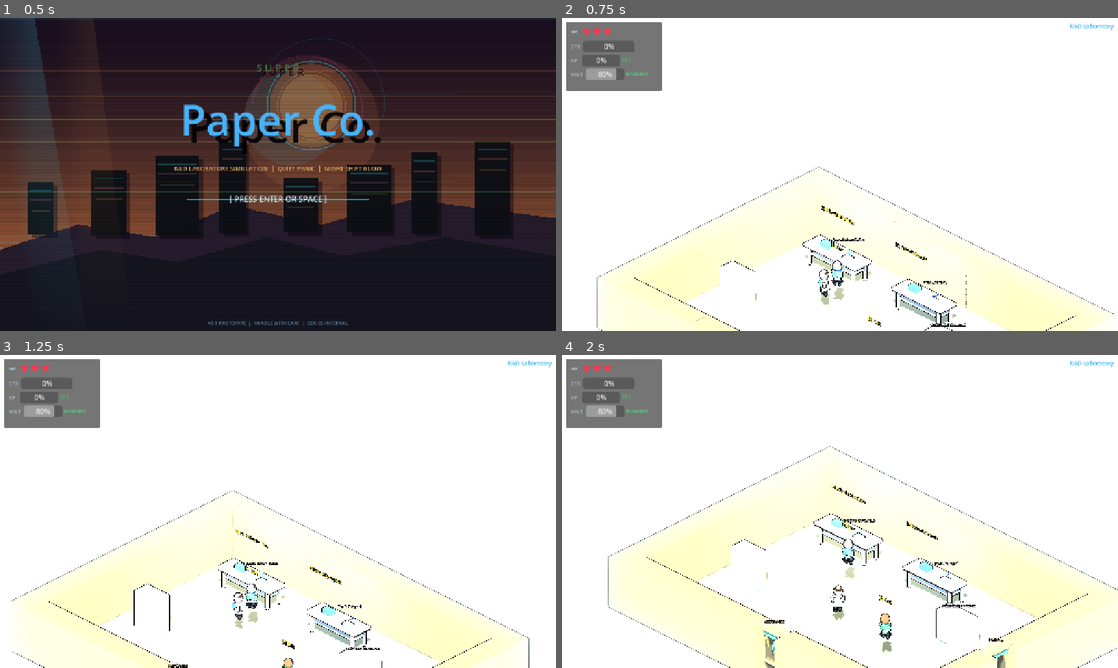
Above: before the commit, frames 1-4 (two rows, left to right).
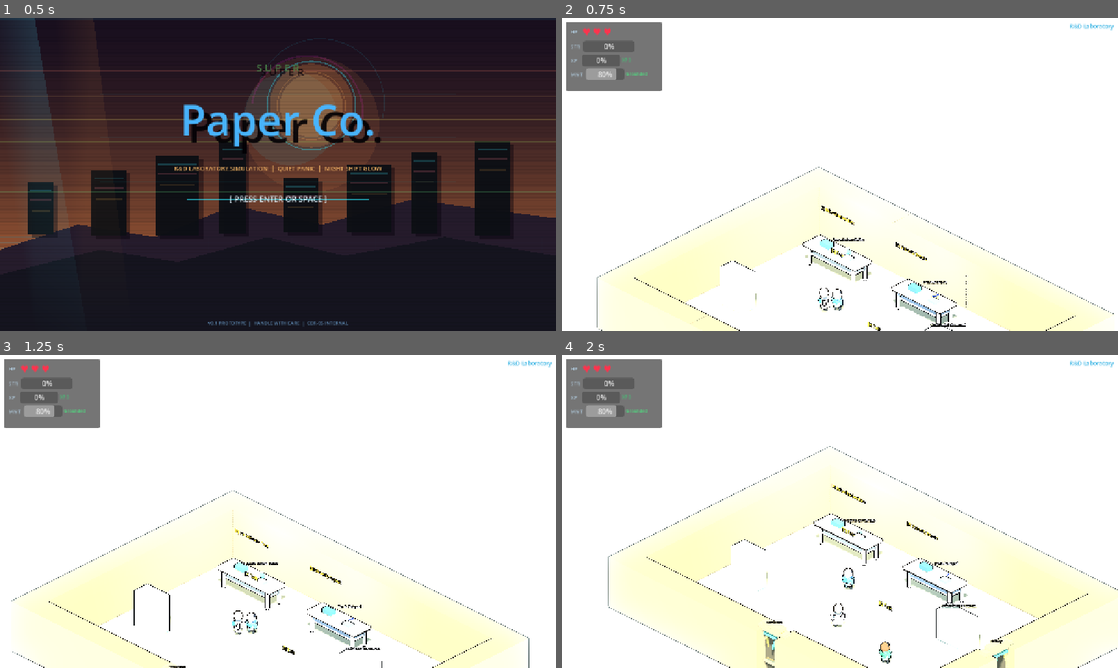
Above: after the commit, the same moments.

Repository: cbear95/super-paper-co
Game: Godot game, scene res://scenes/TitleScreen.tscn
Same seed, same stepped clock (60 frames per second), same inputs: the game is played once before the commit and once after it.
Inputs (mouse positions are in pixels of both pictures, inside the frame that each line leads up to):
- Up to frame 1 (0.5 s): no input
- Up to frame 2 (0.75 s): tap Enter (ui_accept) at 0.5 s; move the mouse to (962, 158) at 0.52 s; hold D (move_right) from 0.53 s (still down); hold E (interact) from 0.53 s (still down)
- Up to frame 3 (1.25 s): keep holding D (move_right); keep holding E (interact); tap Enter (ui_accept) at 0.77 s
- Up to frame 4 (2 s): move the mouse to (728, 527) at 1.27 s; release D (move_right) at 1.28 s; release E (interact) at 1.28 s; hold S (move_down) from 1.28 s (still down); tap E (interact) at 1.35 s; tap Enter (ui_accept) at 1.52 s

Frame 1 is identical in both runs. In frame 2, 0.5% of the frame differs, in the area x 46-58%, y 71-100%; in frame 3, 0.5%; in frame 4, 0.8%, in the area x 36-80%, y 53-99%.

Commit message:
Stabilize NPC grounding, transitions, and hazard movement

Diff:
--- a/scenes/rooms/PrintRoom.tscn
+++ b/scenes/rooms/PrintRoom.tscn
@@ -1042,7 +1042,7 @@
 script = ExtResource("exit_s")
 position = Vector3(13.5, 0.75, 7.5)
 dest_room = "PressHall"
-spawn_pos = Vector3(2.5, 0.5, 8.5)
+spawn_pos = Vector3(4.5, 0.5, 8.5)
 door_axis = "x"
 
 [node name="Shape" type="CollisionShape3D" parent="Exits/ExitPressHall"]
--- a/scripts/ExitZone.gd
+++ b/scripts/ExitZone.gd
@@ -21,14 +21,8 @@
 	set_process(true)
 
 func _process(delta: float) -> void:
-	if _portal_core == null or _portal_rune == null:
-		return
 	var t: float = Time.get_ticks_msec() * 0.001
 	var pulse: float = (sin(t * 2.1) + 1.0) * 0.5
-	_portal_core.scale.y = lerpf(0.98, 1.02, pulse)
-	_portal_core.scale.x = lerpf(0.98, 1.02, pulse)
-	_portal_core.scale.z = lerpf(0.98, 1.02, pulse)
-	_portal_rune.rotation.y += delta * 0.24
 	if _hall_shadow:
 		_hall_shadow.scale.z = lerpf(0.94, 1.04, pulse)
 	for i: int in range(_streamers.size()):
@@ -48,15 +42,14 @@
 	if shape_node.shape is BoxShape3D:
 		var box: BoxShape3D = shape_node.shape
 		if door_axis == "x":
-			box.size = Vector3(1.8, 1.8, 2.2)
+			box.size = Vector3(2.8, 2.0, 3.0)
 		else:
-			box.size = Vector3(2.2, 1.8, 1.8)
+			box.size = Vector3(3.0, 2.0, 2.8)
 
 func _build_door_visual() -> void:
 	var depth: float = 0.34
 	var span: float = 1.14
 	var frame_mat := _make_stone_material()
-	var glow_mat := _make_portal_material()
 	var accent_mat := _make_accent_material()
 	var lantern_mat := _make_guide_material()
 	var cloth_mat := _make_streamer_material(1)
@@ -74,8 +67,7 @@
 		_add_box("GuideSouth", Vector3(depth * 0.44, 0.16, 0.12), Vector3(0.0, 0.86, 0.92), lantern_mat)
 		_add_box("ClothTop", Vector3(depth * 0.64, 0.12, 1.02), Vector3(0.0, 1.20, 0.0), cloth_mat)
 		_hall_shadow = _add_box("HallShadow", Vector3(depth * 0.16, 1.30, 0.96), Vector3(0.0, 0.44, 0.0), _make_hall_shadow_material())
-		_portal_core = _add_box("PortalCore", Vector3(depth * 0.1, 0.90, 0.04), Vector3(0.0, 0.42, 0.0), glow_mat)
-		_portal_rune = _add_diamond("PortalRune", Vector3(depth * 0.18, 0.18, 0.14), Vector3(0.0, 0.54, 0.0), glow_mat)
+		_add_box("RunnerLine", Vector3(depth * 0.18, 0.03, 0.76), Vector3(0.0, 0.03, 0.0), _make_runner_material())
 	else:
 		_add_box("LeftPost", Vector3(0.24, 2.1, depth), Vector3(-0.62, 0.48, 0.0), frame_mat)
 		_add_box("RightPost", Vector3(0.24, 2.1, depth), Vector3(0.62, 0.48, 0.0), frame_mat)
@@ -88,14 +80,13 @@
 		_add_box("GuideEast", Vector3(0.12, 0.16, depth * 0.44), Vector3(0.92, 0.86, 0.0), lantern_mat)
 		_add_box("ClothTop", Vector3(1.02, 0.12, depth * 0.64), Vector3(0.0, 1.20, 0.0), cloth_mat)
 		_hall_shadow = _add_box("HallShadow", Vector3(0.96, 1.30, depth * 0.16), Vector3(0.0, 0.44, 0.0), _make_hall_shadow_material())
-		_portal_core = _add_box("PortalCore", Vector3(0.04, 0.90, depth * 0.1), Vector3(0.0, 0.42, 0.0), glow_mat)
-		_portal_rune = _add_diamond("PortalRune", Vector3(0.14, 0.18, depth * 0.18), Vector3(0.0, 0.54, 0.0), glow_mat)
+		_add_box("RunnerLine", Vector3(0.76, 0.03, depth * 0.18), Vector3(0.0, 0.03, 0.0), _make_runner_material())
 
 	var lbl := Label3D.new()
 	lbl.text      = dest_room
-	lbl.font_size = 28
-	lbl.modulate  = Color(0.94, 0.90, 0.76, 0.80)
-	lbl.position  = Vector3(0.0, 1.86, 0.0)
+	lbl.font_size = 22
+	lbl.modulate  = Color(0.90, 0.88, 0.80, 0.58)
+	lbl.position  = Vector3(0.0, 1.82, 0.0)
 	lbl.billboard = BaseMaterial3D.BILLBOARD_ENABLED
 	add_child(lbl)
 	_add_streamers()
@@ -131,18 +122,6 @@
 	body.add_child(mi)
 	return mi
 
-func _add_diamond(name: String, size: Vector3, offset: Vector3, material: Material) -> MeshInstance3D:
-	var mi := MeshInstance3D.new()
-	mi.name = name
-	var prism := PrismMesh.new()
-	prism.size = size
-	mi.mesh = prism
-	mi.position = offset
-	mi.rotation_degrees = Vector3(0.0, 45.0, 90.0 if door_axis == "x" else 0.0)
-	mi.set_surface_override_material(0, material)
-	add_child(mi)
-	return mi
-
 func _make_stone_material() -> StandardMaterial3D:
 	var mat := StandardMaterial3D.new()
 	mat.albedo_color = Color(0.71, 0.66, 0.53, 1.0)
@@ -175,16 +154,15 @@
 	mat.emission_energy_multiplier = 0.28
 	return mat
 
-func _make_portal_material() -> StandardMaterial3D:
-	var mat := StandardMaterial3D.new()
-	mat.albedo_color = Color(0.62, 0.95, 0.84, 0.46)
-	mat.transparency = BaseMaterial3D.TRANSPARENCY_ALPHA
-	mat.roughness = 0.14
-	mat.diffuse_mode = BaseMaterial3D.DIFFUSE_TOON
-	mat.specular_mode = BaseMaterial3D.SPECULAR_DISABLED
-	mat.emission_enabled = true
-	mat.emission = Color(0.14, 0.58, 0.48)
-	mat.emission_energy_multiplier = 1.6
+func _make_runner_material() -> StandardMaterial3D:
+	var mat := StandardMaterial3D.new()
+	mat.albedo_color = Color(0.74, 0.76, 0.66, 1.0)
+	mat.roughness = 0.72
+	mat.diffuse_mode = BaseMaterial3D.DIFFUSE_TOON
+	mat.specular_mode = BaseMaterial3D.SPECULAR_DISABLED
+	mat.emission_enabled = true
+	mat.emission = Color(0.10, 0.10, 0.08)
+	mat.emission_energy_multiplier = 0.16
 	return mat
 
 func _make_guide_material() -> StandardMaterial3D:
--- a/scripts/FinishingWingRoom.gd
+++ b/scripts/FinishingWingRoom.gd
@@ -69,8 +69,8 @@
 	var exits := Node3D.new()
 	exits.name = "Exits"
 	add_child(exits)
-	RoomBuildRef.add_exit(exits, "ExitWarehouse", Vector3(0.5, 0.75, 7.5), "Warehouse", Vector3(14.5, 0.5, 7.5), "x")
-	RoomBuildRef.add_exit(exits, "ExitPressHall", Vector3(21.5, 0.75, 7.5), "PressHall", Vector3(21.5, 0.5, 8.5), "x")
+	RoomBuildRef.add_exit(exits, "ExitWarehouse", Vector3(0.5, 0.75, 7.5), "Warehouse", Vector3(13.5, 0.5, 7.5), "x")
+	RoomBuildRef.add_exit(exits, "ExitPressHall", Vector3(21.5, 0.75, 7.5), "PressHall", Vector3(19.5, 0.5, 8.5), "x")
 
 	var tasks := Node3D.new()
 	tasks.name = "Tasks"
--- a/scripts/Hazard.gd
+++ b/scripts/Hazard.gd
@@ -10,10 +10,13 @@
 
 var _dir : float = 1.0
 var _dist: float = 0.0
+var _travel_dir: Vector3 = Vector3.RIGHT
 
 func _ready() -> void:
 	add_to_group("hazard")
 	collision_mask = 4
+	randomize()
+	_seed_motion_pattern()
 	_build_visual()
 	var area: Area3D = $HitArea
 	if area:
@@ -28,10 +31,7 @@
 	if _dist >= patrol_dist:
 		_dir  *= -1.0
 		_dist  = 0.0
-	if patrol_axis == "z":
-		velocity = Vector3(0.0, 0.0, speed * _dir)
-	else:
-		velocity = Vector3(speed * _dir, 0.0, 0.0)
+	velocity = _travel_dir * speed * _dir
 	move_and_slide()
 
 func _on_body_entered(body: Node) -> void:
@@ -54,6 +54,35 @@
 		_build_forklift(root)
 	else:
 		_build_paper_roll(root)
+
+func _seed_motion_pattern() -> void:
+	var seed := abs((name + str(Time.get_unix_time_from_system()) + str(randi())).hash())
+	var options: Array[Vector3] = [
+		Vector3(1.0, 0.0, 0.0),
+		Vector3(-1.0, 0.0, 0.0),
+		Vector3(0.0, 0.0, 1.0),
+		Vector3(0.0, 0.0, -1.0),
+		Vector3(1.0, 0.0, 1.0).normalized(),
+		Vector3(-1.0, 0.0, 1.0).normalized(),
+		Vector3(1.0, 0.0, -1.0).normalized(),
+		Vector3(-1.0, 0.0, -1.0).normalized(),
+	]
+	if patrol_axis == "x":
+		options = [
+			Vector3(1.0, 0.0, 0.0),
+			Vector3(-1.0, 0.0, 0.0),
+			Vector3(1.0, 0.0, 1.0).normalized(),
+			Vector3(1.0, 0.0, -1.0).normalized(),
+		]
+	elif patrol_axis == "z":
+		options = [
+			Vector3(0.0, 0.0, 1.0),
+			Vector3(0.0, 0.0, -1.0),
+			Vector3(1.0, 0.0, 1.0).normalized(),
+			Vector3(-1.0, 0.0, 1.0).normalized(),
+		]
+	_travel_dir = options[seed % options.size()]
+	_dir = -1.0 if seed % 2 == 0 else 1.0
 
 func _build_forklift(root: Node3D) -> void:
 	var body_mat := _mat(Color(0.82, 0.65, 0.24, 1.0), Color(0.10, 0.08, 0.03))
--- a/scripts/NPC.gd
+++ b/scripts/NPC.gd
@@ -20,6 +20,7 @@
 
 func _ready() -> void:
 	add_to_group("npc")
+	position.y = 0.5
 	_build_visual_rig()
 	set_process(true)
 
@@ -28,7 +29,7 @@
 	if mesh == null:
 		return
 	var t: float = Time.get_ticks_msec() * 0.001 + float(name.hash() % 17)
-	mesh.position.y = 0.78 + sin(t * 1.6) * 0.02
+	mesh.position.y = -0.18 + sin(t * 1.6) * 0.004
 	mesh.rotation.z = sin(t * 1.1) * 0.025
 	mesh.rotation.y = lerp_angle(mesh.rotation.y, _target_yaw, 7.0 * delta)
 	if _hair:
@@ -81,7 +82,7 @@
 	torso.radius = 0.15
 	torso.height = 0.42
 	root.mesh = torso
-	root.position = Vector3(0.0, 0.60, 0.0)
+	root.position = Vector3(0.0, -0.18, 0.0)
 	root.set_surface_override_material(0, _part_material(Color(0.92, 0.95, 0.97, 1.0), Color(0.08, 0.10, 0.12)))
 
 	for child: Node in root.get_children():
@@ -90,14 +91,19 @@
 	var skin := _skin_color()
 	var accent := dial_color.lerp(Color(1.0, 1.0, 1.0, 1.0), 0.20)
 	var pants := Color(0.24, 0.27, 0.31, 1.0)
-	_make_sphere_part(root, "Head", 0.17, Vector3(0.0, 0.40, 0.0), skin, Vector3(1.0, 1.08, 1.0))
-	_hair = _make_sphere_part(root, "Hair", 0.15, Vector3(0.0, 0.48, -0.03), _hair_color(), Vector3(1.0, 0.56, 0.84))
+	_make_sphere_part(root, "Head", 0.17, Vector3(0.0, 0.34, 0.0), skin, Vector3(1.0, 1.08, 1.0))
+	_hair = _make_sphere_part(root, "Hair", 0.15, Vector3(0.0, 0.42, -0.03), _hair_color(), Vector3(1.0, 0.56, 0.84))
 	_make_capsule_part(root, "ArmL", 0.05, 0.24, Vector3(-0.21, 0.05, 0.0), accent, Vector3(0.0, 0.0, 10.0))
 	_make_capsule_part(root, "ArmR", 0.05, 0.24, Vector3(0.21, 0.05, 0.0), accent, Vector3(0.0, 0.0, -10.0))
-	_make_capsule_part(root, "LegL", 0.05, 0.26, Vector3(-0.09, -0.31, 0.03), pants)
-	_make_capsule_part(root, "LegR", 0.05, 0.26, Vector3(0.09, -0.31, -0.03), pants)
-	_foot_l = _make_box_part(root, "FootL", Vector3(0.12, 0.06, 0.20), Vector3(-0.09, -0.27, 0.06), Color(0.10, 0.12, 0.16, 1.0))
-	_foot_r = _make_box_part(root, "FootR", Vector3(0.12, 0.06, 0.20), Vector3(0.09, -0.27, -0.06), Color(0.10, 0.12, 0.16, 1.0))
+	_make_capsule_part(root, "LegL", 0.05, 0.26, Vector3(-0.09, -0.34, 0.03), pants)
+	_make_capsule_part(root, "LegR", 0.05, 0.26, Vector3(0.09, -0.34, -0.03), pants)
+	_foot_l = _make_box_part(root, "FootL", Vector3(0.12, 0.06, 0.20), Vector3(-0.09, -0.37, 0.06), Color(0.10, 0.12, 0.16, 1.0))
+	_foot_r = _make_box_part(root, "FootR", Vector3(0.12, 0.06, 0.20), Vector3(0.09, -0.37, -0.06), Color(0.10, 0.12, 0.16, 1.0))
+	if root.get_parent() is StaticBody3D:
+		var npc_body: StaticBody3D = root.get_parent()
+		var shape: CollisionShape3D = npc_body.get_node_or_null("Shape")
+		if shape:
+			shape.position = Vector3(0.0, 0.35, 0.0)
 	_scarf = _make_prism_part(root, "Scarf", Vector3(0.24, 0.12, 0.18), Vector3(0.0, 0.10, 0.12), dial_color)
 	_make_prism_part(root, "CoatTail", Vector3(0.40, 0.34, 0.28), Vector3(0.0, -0.02, 0.0), accent)
 	_make_prism_part(root, "ShoulderCape", Vector3(0.34, 0.14, 0.20), Vector3(0.0, 0.15, -0.02), accent)
--- a/scripts/Player.gd
+++ b/scripts/Player.gd
@@ -36,7 +36,7 @@
 	add_to_group("player")
 	motion_mode = CharacterBody3D.MOTION_MODE_FLOATING
 	up_direction = Vector3.UP
-	_mesh.position = Vector3(0.0, 0.60, 0.0)
+	_mesh.position = Vector3(0.0, -0.18, 0.0)
 	_iarea.collision_mask = 5
 	var interact_shape: CollisionShape3D = _iarea.get_node_or_null("InteractShape")
 	if interact_shape and interact_shape.shape is SphereShape3D:
@@ -124,21 +124,21 @@
 	_mesh.scale.y = lerpf(_mesh.scale.y, 1.0 + 0.04 * speed_ratio, 8.0 * delta)
 	_mesh.scale.x = lerpf(_mesh.scale.x, 1.0 - 0.03 * speed_ratio, 8.0 * delta)
 	_mesh.scale.z = lerpf(_mesh.scale.z, 1.0 - 0.03 * speed_ratio, 8.0 * delta)
-	_mesh.position.y = lerpf(_mesh.position.y, 0.60 + 0.04 * absf(sway) + 0.02 * input_strength, 8.0 * delta)
+	_mesh.position.y = lerpf(_mesh.position.y, -0.18 + 0.03 * absf(sway) + 0.01 * input_strength, 8.0 * delta)
 
 	var stride: float = sin(_step_t * 2.0) * 0.80 * speed_ratio
 	if _leg_l:
 		_leg_l.rotation.x = lerpf(_leg_l.rotation.x, stride * 0.85, 10.0 * delta)
 		_leg_l.position.z = lerpf(_leg_l.position.z, 0.05 + 0.08 * stride, 10.0 * delta)
-		_leg_l.position.y = lerpf(_leg_l.position.y, -0.31 - 0.02 * absf(stride), 10.0 * delta)
+		_leg_l.position.y = lerpf(_leg_l.position.y, -0.34 - 0.02 * absf(stride), 10.0 * delta)
 	if _leg_r:
 		_leg_r.rotation.x = lerpf(_leg_r.rotation.x, -stride * 0.85, 10.0 * delta)
 		_leg_r.position.z = lerpf(_leg_r.position.z, -0.05 - 0.08 * stride, 10.0 * delta)
-		_leg_r.position.y = lerpf(_leg_r.position.y, -0.31 - 0.02 * absf(stride), 10.0 * delta)
+		_leg_r.position.y = lerpf(_leg_r.position.y, -0.34 - 0.02 * absf(stride), 10.0 * delta)
 	if _foot_l:
-		_foot_l.position.y = lerpf(_foot_l.position.y, -0.27 - 0.02 * maxf(0.0, -stride), 10.0 * delta)
+		_foot_l.position.y = lerpf(_foot_l.position.y, -0.37 - 0.02 * maxf(0.0, -stride), 10.0 * delta)
 	if _foot_r:
-		_foot_r.position.y = lerpf(_foot_r.position.y, -0.27 - 0.02 * maxf(0.0, stride), 10.0 * delta)
+		_foot_r.position.y = lerpf(_foot_r.position.y, -0.37 - 0.02 * maxf(0.0, stride), 10.0 * delta)
 	if _arm_l:
 		_arm_l.rotation.x = lerpf(_arm_l.rotation.x, -stride * 0.6 - 0.12 * local_velocity.x, 10.0 * delta)
 	if _arm_r:
@@ -164,14 +164,14 @@
 	_mesh.mesh = torso
 	_mesh.set_surface_override_material(0, _make_part_material(Color(0.94, 0.96, 0.98, 1.0), Color(0.10, 0.14, 0.18)))
 
-	_head = _make_sphere_part("Head", 0.17, Vector3(0.0, 0.40, 0.0), Color(0.93, 0.82, 0.66, 1.0), Vector3(1.0, 1.08, 1.0))
-	_hair = _make_sphere_part("Hair", 0.15, Vector3(0.0, 0.48, -0.03), Color(0.24, 0.19, 0.14, 1.0), Vector3(1.0, 0.56, 0.84))
+	_head = _make_sphere_part("Head", 0.17, Vector3(0.0, 0.34, 0.0), Color(0.93, 0.82, 0.66, 1.0), Vector3(1.0, 1.08, 1.0))
+	_hair = _make_sphere_part("Hair", 0.15, Vector3(0.0, 0.42, -0.03), Color(0.24, 0.19, 0.14, 1.0), Vector3(1.0, 0.56, 0.84))
 	_arm_l = _make_capsule_part("ArmL", 0.05, 0.24, Vector3(-0.21, 0.05, 0.0), Color(0.95, 0.96, 0.98, 1.0), Vector3(0.0, 0.0, 10.0))
 	_arm_r = _make_capsule_part("ArmR", 0.05, 0.24, Vector3(0.21, 0.05, 0.0), Color(0.95, 0.96, 0.98, 1.0), Vector3(0.0, 0.0, -10.0))
-	_leg_l = _make_capsule_part("LegL", 0.05, 0.26, Vector3(-0.09, -0.31, 0.03), Color(0.22, 0.24, 0.28, 1.0))
-	_leg_r = _make_capsule_part("LegR", 0.05, 0.26, Vector3(0.09, -0.31, -0.03), Color(0.22, 0.24, 0.28, 1.0))
-	_foot_l = _make_box_part("FootL", Vector3(0.12, 0.06, 0.20), Vector3(-0.09, -0.27, 0.06), Color(0.10, 0.12, 0.16, 1.0))
-	_foot_r = _make_box_part("FootR", Vector3(0.12, 0.06, 0.20), Vector3(0.09, -0.27, -0.06), Color(0.10, 0.12, 0.16, 1.0))
+	_leg_l = _make_capsule_part("LegL", 0.05, 0.26, Vector3(-0.09, -0.34, 0.03), Color(0.22, 0.24, 0.28, 1.0))
+	_leg_r = _make_capsule_part("LegR", 0.05, 0.26, Vector3(0.09, -0.34, -0.03), Color(0.22, 0.24, 0.28, 1.0))
+	_foot_l = _make_box_part("FootL", Vector3(0.12, 0.06, 0.20), Vector3(-0.09, -0.37, 0.06), Color(0.10, 0.12, 0.16, 1.0))
+	_foot_r = _make_box_part("FootR", Vector3(0.12, 0.06, 0.20), Vector3(0.09, -0.37, -0.06), Color(0.10, 0.12, 0.16, 1.0))
 	_scarf = _make_prism_part("Scarf", Vector3(0.24, 0.12, 0.18), Vector3(0.0, 0.10, 0.12), Color(0.28, 0.56, 0.68, 1.0))
 	_coat = _make_prism_part("CoatTail", Vector3(0.40, 0.34, 0.28), Vector3(0.0, -0.02, 0.0), Color(0.88, 0.90, 0.95, 1.0))
 	_make_prism_part("ShoulderCape", Vector3(0.34, 0.14, 0.20), Vector3(0.0, 0.15, -0.01), Color(0.90, 0.92, 0.97, 1.0))
--- a/scripts/PressHallRoom.gd
+++ b/scripts/PressHallRoom.gd
@@ -65,8 +65,8 @@
 	var exits := Node3D.new()
 	exits.name = "Exits"
 	add_child(exits)
-	RoomBuildRef.add_exit(exits, "ExitPrintRoom", Vector3(0.5, 0.75, 8.5), "PrintRoom", Vector3(12.5, 0.5, 7.5), "x")
-	RoomBuildRef.add_exit(exits, "ExitFinishingWing", Vector3(23.5, 0.75, 8.5), "FinishingWing", Vector3(2.5, 0.5, 7.5), "x")
+	RoomBuildRef.add_exit(exits, "ExitPrintRoom", Vector3(0.5, 0.75, 8.5), "PrintRoom", Vector3(11.5, 0.5, 7.5), "x")
+	RoomBuildRef.add_exit(exits, "ExitFinishingWing", Vector3(23.5, 0.75, 8.5), "FinishingWing", Vector3(4.5, 0.5, 7.5), "x")
 
 	var tasks := Node3D.new()
 	tasks.name = "Tasks"
--- a/scripts/RoomBuild.gd
+++ b/scripts/RoomBuild.gd
@@ -143,7 +143,7 @@
 	var shape := CollisionShape3D.new()
 	shape.name = "Shape"
 	var box := BoxShape3D.new()
-	box.size = Vector3(1.2, 1.5, 1.2)
+	box.size = Vector3(2.4, 1.8, 2.4)
 	shape.shape = box
 	area.add_child(shape)
 	parent.add_child(area)
@@ -189,7 +189,7 @@
 	capsule_shape.radius = 0.28
 	capsule_shape.height = 1.3
 	shape.shape = capsule_shape
-	shape.position = Vector3(0.0, 0.75, 0.0)
+	shape.position = Vector3(0.0, 0.35, 0.0)
 	body.add_child(shape)
 
 	var hint := Label3D.new()
--- a/scripts/RoomDress.gd
+++ b/scripts/RoomDress.gd
@@ -60,10 +60,10 @@
 	_mute_placeholders(objects)
 
 	var decor := _ensure_child(room, "Decor")
-	_add_press_table(decor, "PressTableA", Vector3(5.5, 0.0, 3.5), 3.0)
-	_add_press_table(decor, "PressTableB", Vector3(10.5, 0.0, 3.5), 3.0)
-	_add_loose_roll(decor, "PrintRollA", Vector3(7.5, 0.0, 6.5), 0.32)
-	_add_loose_roll(decor, "PrintRollB", Vector3(8.5, 0.0, 6.5), 0.32)
+	_add_press_table(decor, "PressTableA", Vector3(5.5, 0.0, 3.5), 2.4)
+	_add_press_table(decor, "PressTableB", Vector3(10.5, 0.0, 3.5), 2.4)
+	_add_loose_roll(decor, "PrintRollA", Vector3(6.9, 0.0, 6.9), 0.26)
+	_add_loose_roll(decor, "PrintRollB", Vector3(9.1, 0.0, 6.9), 0.26)
 
 	var pickups := _ensure_child(room, "Pickups")
 	_add_pickup(pickups, "print_solvent", "Cleaning Solvent", "solvent", 8, Vector3(5.4, 0.74, 3.1))
@@ -179,7 +179,7 @@
 		_add_box_mesh(body, "BoxB", Vector3(0.34, 0.30, 0.40), Vector3(0.18, y - 1.05, 0.34), _mat(Color(0.82, 0.74, 0.58, 1.0)))
 
 static func _add_press_table(parent: Node3D, name: String, pos: Vector3, width: float) -> void:
-	var body := _body(name, pos + Vector3(0.0, 0.55, 0.0), Vector3(width, 1.2, 1.2))
+	var body := _body(name, pos + Vector3(0.0, 0.55, 0.0), Vector3(width * 0.86, 0.96, 0.86))
 	parent.add_child(body)
 	_add_box_mesh(body, "Base", Vector3(width, 0.42, 1.12), Vector3(0.0, -0.14, 0.0), _mat(Color(0.54, 0.62, 0.64, 1.0)))
 	_add_box_mesh(body, "Top", Vector3(width * 0.92, 0.10, 1.04), Vector3(0.0, 0.34, 0.0), _mat(Color(0.86, 0.80, 0.66, 1.0)))
@@ -187,7 +187,7 @@
 		_add_cylinder_mesh(body, "Roller", 0.14, 0.96, Vector3(x, 0.16, 0.0), Vector3(90.0, 0.0, 0.0), _mat(Color(0.30, 0.42, 0.48, 1.0)))
 
 static func _add_loose_roll(parent: Node3D, name: String, pos: Vector3, radius: float) -> void:
-	var body := _body(name, pos + Vector3(0.0, radius, 0.0), Vector3(radius * 2.0, radius * 2.0, radius * 2.0))
+	var body := _body(name, pos + Vector3(0.0, radius, 0.0), Vector3(radius * 1.35, radius * 1.35, radius * 1.35))
 	parent.add_child(body)
 	_add_cylinder_mesh(body, "Roll", radius, radius * 2.2, Vector3.ZERO, Vector3(0.0, 0.0, 90.0), _mat(Color(0.90, 0.88, 0.80, 1.0)))
 	_add_cylinder_mesh(body, "Core", radius * 0.28, radius * 2.34, Vector3.ZERO, Vector3(0.0, 0.0, 90.0), _mat(Color(0.62, 0.48, 0.30, 1.0)))
